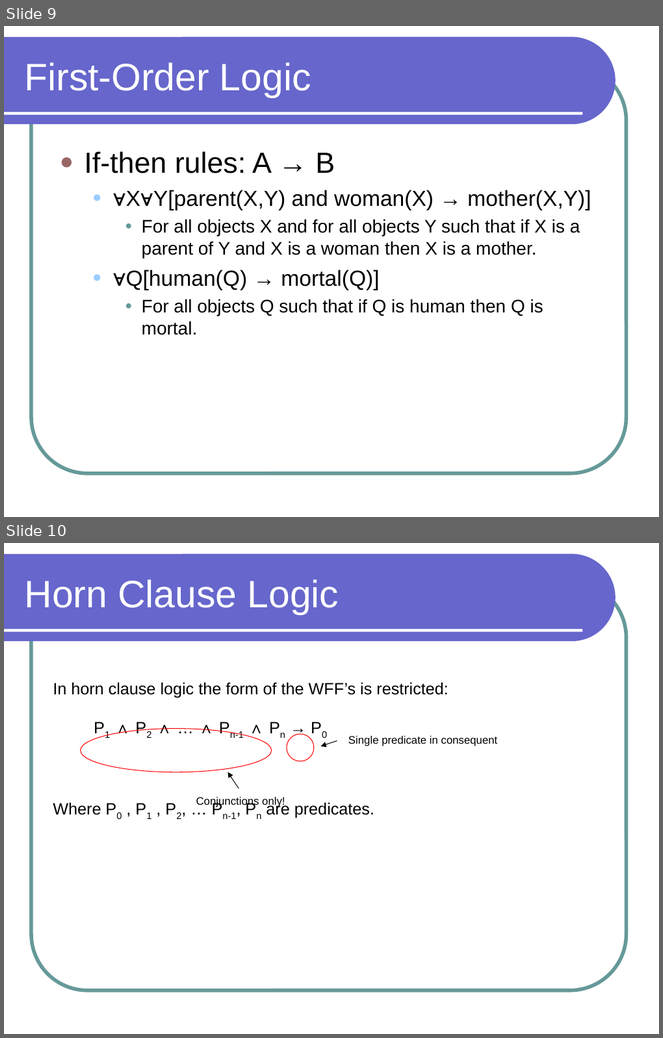
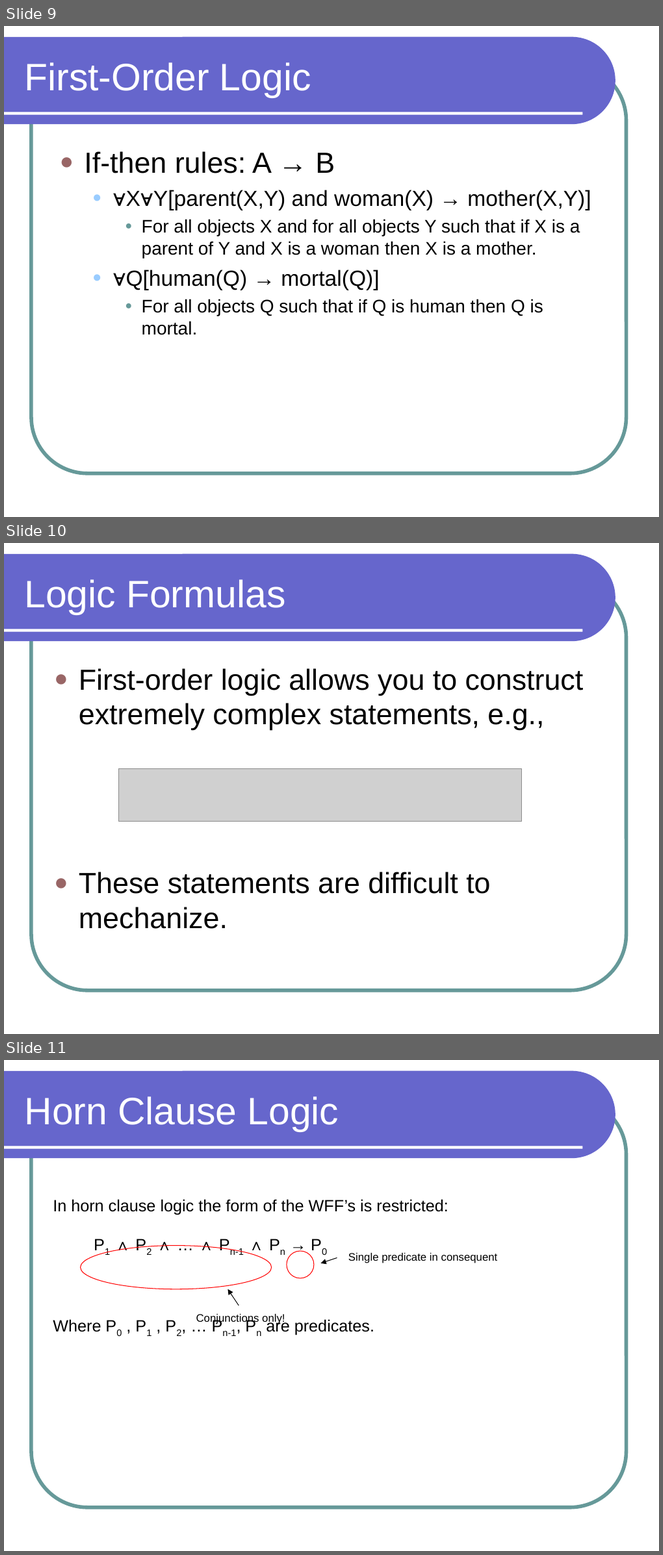
Before and after one commit to lutzhamel/CSC301, a slide deck: notes/csc301-ln020.ppt. Shown one above the other, each under a label of ours: slides 9 and 10 before the commit, slides 9, 10 and 11 after it. The pictures are 663x1038 and 663x1555 pixels, drawn with LibreOffice and Linux fonts; fonts in the diff are those of the drawing; grey boxes stand for pictures. Boxes give left, top, right and bottom in pixels: in the first picture for what was removed or moved away, otherwise in the second. Text is boxed around its words. In the diff, an @@ line names an element or a change of style, - is before the commit and + after.

```diff
--- a/notes/csc301-ln020.ppt
+++ b/notes/csc301-ln020.ppt
@@ slide 10 added at <box>4,543,659,1034</box>, background #FFFFFF; not listed: 3 template elements that a slide beside it also shows @@
@@ title added at <box>25,579,285,615</box>, 42 pt, text #FFFFFF @@
+Logic Formulas
@@ text added at <box>79,668,584,929</box>, 32 pt, text #000000 @@
+● First-order logic allows you to construct extremely complex statements, e.g.,
+● These statements are difficult to mechanize.
@@ picture added at <box>118,769,521,821</box> @@
@@ what was slide 10 is now slide 11 @@
```
Also in this commit, not shown: 1 other file.
